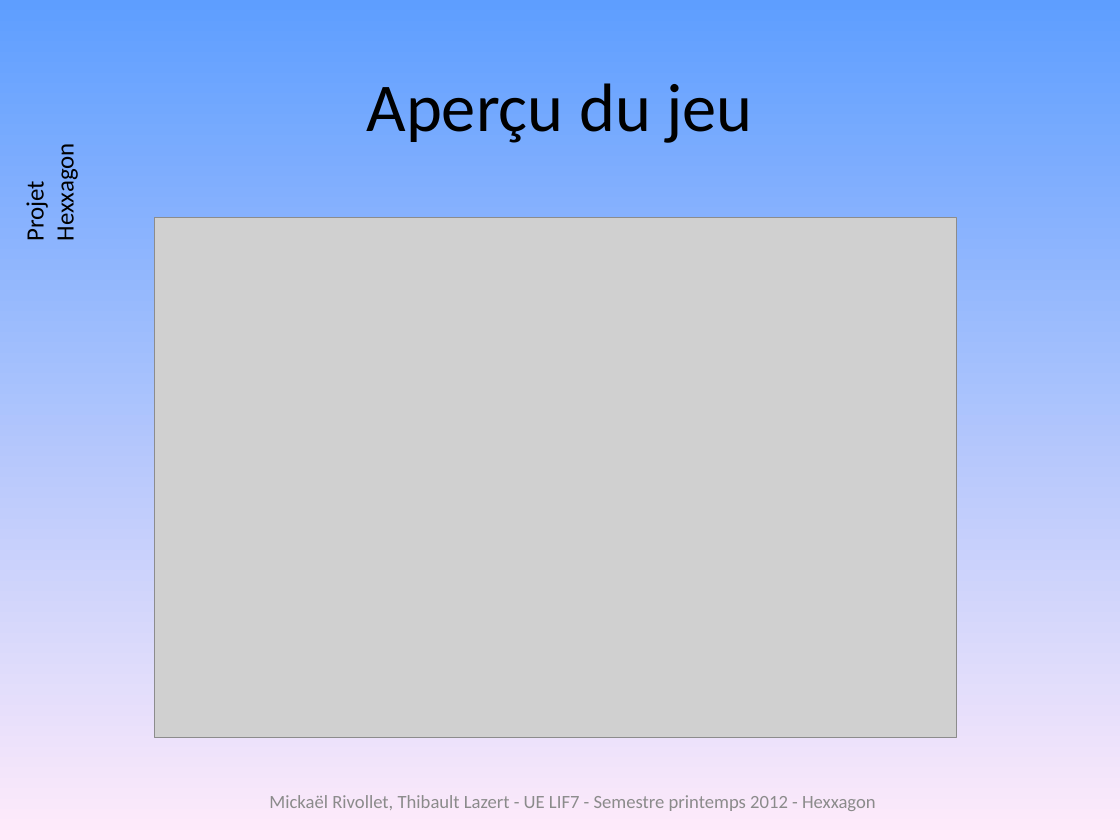
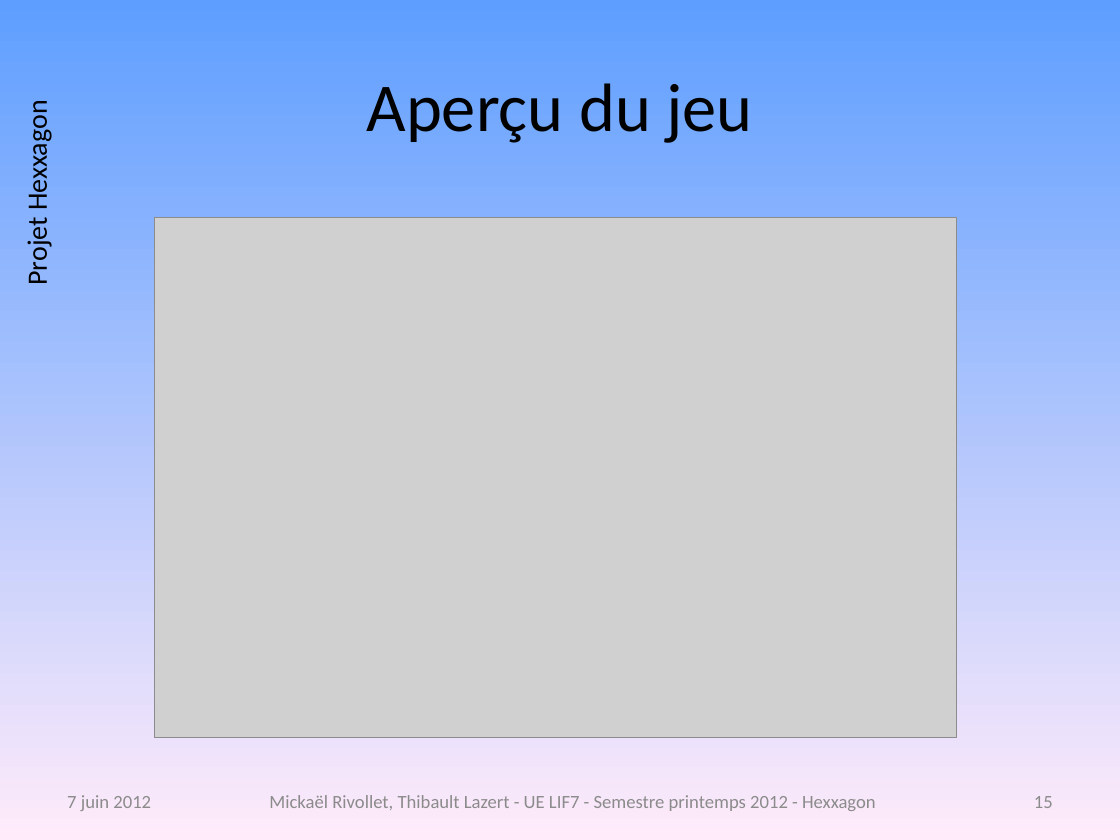
Before and after one commit to freeman1987/lazert-rivollet-lif7, a slide deck: slide 15 of projet/doc/diagrammecomplet.pptx (slide 12 before the commit). Drawn at 1120x840 pixels with LibreOffice and Linux fonts; fonts in the diff are those of the drawing; grey boxes stand for pictures; background and template pictures are left out. Boxes give left, top, right and bottom in pixels: in the first picture for what was removed or moved away, otherwise in the second. Text is boxed around its words. In the diff, an @@ line names an element or a change of style, - is before the commit and + after.

```diff
--- a/projet/doc/diagrammecomplet.pptx
+++ b/projet/doc/diagrammecomplet.pptx
@@ text "Projet Hexxagon" at [20,111,54,283]: size 16 to 18 pt @@
@@ text added at [67,795,151,811], 12 pt, text #8C8C8C @@
+7 juin 2012
@@ page number added at [1034,796,1053,808], 12 pt, text #8B8B8B @@
+15
```
Also in this commit, not shown: 11 other slides changed, 5 slides added, 3 other files.
